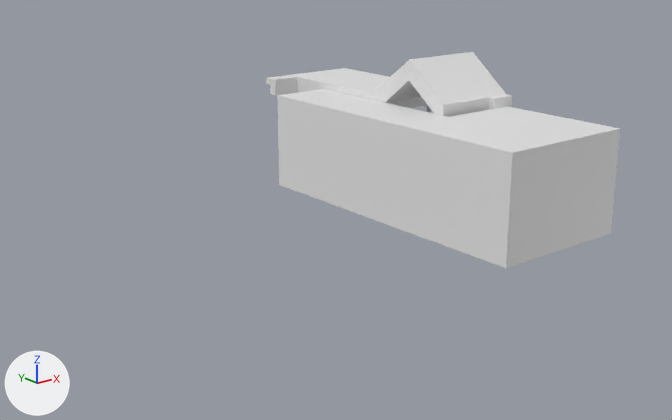
Before and after pictures for a commit that changed the Blender file Assets/House.blend.
Camera for both pictures: a 50 mm camera at (-140.8, -134.0, 54.7) aimed at (-35.0, -1.7, 1.7). Every picture has the same lights, and +X, +Y and +Z are marked at lower left. The picture after the commit comes second.

In view in the first picture: 'House', 'LFront roof holder', 'RRoof holder/front porch roof', 'Roof', 'Underneath roof'.
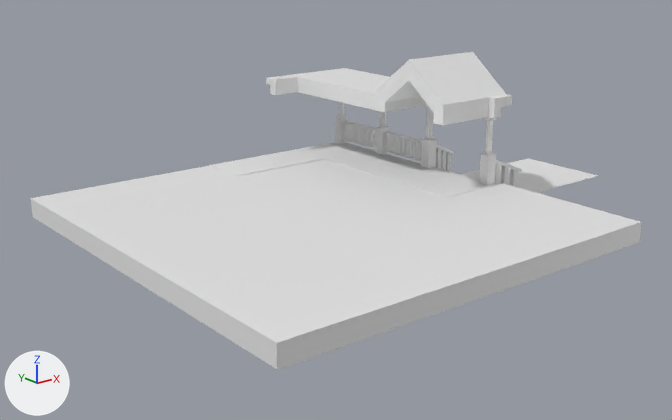
Boxes (x1, y1, x2, y2) around the edits, measured in the pictures (672 x 420 px):
```json
{"object": "House", "change": "reshaped", "before": [277, 89, 620, 268], "after": [31, 159, 642, 370], "on screen": "78% wider, 18% taller"}
{"object": "Front porch", "change": "reshaped", "after": [209, 142, 496, 198], "on screen": "not visible before"}
{"object": "Path", "change": "unchanged, uncovered by the edit", "after": [460, 158, 598, 193]}
```

Scene script edits in JSON lines:
```json
{"block": "me_cube_005", "where": "# used by ob_front_porch; location = (-5.0, 0.0, 0.0)"}
{"block": "me_cube_005", "where": "# verts and faces of me_cube_005; kept vertices keep their numbers, new ones are numbered from 8"}
{"block": "me_cube_005", "where": "# before: 0 (-13.0, -14.0, -0.1), 1 (-13.0, -14.0, 4.0), 2 (-13.0, 35.0, -0.1), 3 (-13.0, 35.0, 4.0), 4 (1.0, -14.0, -0.1)"}
{"block": "me_cube_005", "where": "# before: 5 (1.0, -14.0, 4.0), 6 (1.0, 35.0, -0.1), 7 (1.0, 35.0, 4.0)"}
{"op": "remove", "block": "me_cube_005", "code": "me_cube_005.from_pydata(...)  # 8 vertices, 6 faces; spans x -13.0..1.0, y -14.0..35.0, z -0.1..4.0"}
{"op": "add", "block": "me_cube_005", "code": "me_cube_005.from_pydata(...)  # 16 vertices, 14 faces; spans x -35.6..1.0, y -14.0..35.0, z -0.1..4.0"}
{"block": "me_cube_005", "change": "me_cube_005 part 1"}
{"op": "add", "block": "me_cube_005", "code": "delete_faces([(0, 1, 3, 2), (4, 6, 7, 5), (0, 2, 6, 4), (1, 5, 7, 3)])"}
{"op": "add", "block": "me_cube_005", "code": "for new, old in zip([*range(8, 12)], [0, 1, 4, 5]): verts[new] = verts[old] + (0.0, 38.0, 0.0)"}
{"op": "add", "block": "me_cube_005", "code": "for new, old in zip([*range(12, 16)], [2, 3, 8, 9]): verts[new] = verts[old] + (-22.6, 0.0, 0.0)"}
{"op": "add", "block": "me_cube_005", "code": "faces += [(3, 13, 15, 9), (4, 10, 11, 5), (0, 8, 10, 4), (1, 5, 11, 9), (3, 9, 11, 7), (2, 6, 10, 8)]"}
{"op": "add", "block": "me_cube_005", "code": "faces += [(6, 7, 11, 10), (0, 1, 9, 8), (12, 14, 15, 13), (2, 12, 13, 3), (2, 8, 14, 12), (8, 9, 15, 14)]"}
{"block": "me_cube_024", "where": "# used by ob_house; location = (-2.8, -14.6, 1.1)"}
{"op": "remove", "block": "me_cube_024", "code": "me_cube_024.from_pydata(...)  # 16 vertices, 14 faces; spans x -27.3..1.0, y -25.4..38.6, z -1.0..18.4"}
{"op": "add", "block": "me_cube_024", "code": "me_cube_024.from_pydata(...)  # 26 vertices, 24 faces; spans x -77.2..1.0, y -31.4..49.7, z -1.0..2.7"}
{"block": "me_cube_024", "change": "me_cube_024 part 2"}
{"block": "me_cube_024", "change": "13 vertices are removed from x -27.3..1.0, y -25.4..38.6, z -1.0..18.4"}
{"block": "me_cube_024", "change": "14 faces are deleted"}
{"block": "me_cube_024", "change": "11 vertices are added at x -77.2..1.0, y -31.4..49.7, z -1.0..2.7"}
{"block": "me_cube_024", "change": "6 new vertices lie (-22.0, 0.0, 0.0) away from vertices in x -15.2, y -31.4..38.6, z -1.0..2.7"}
{"block": "me_cube_024", "change": "6 new vertices lie (-40.0, 0.0, 0.0) away from vertices in x -37.2, y -31.4..38.6, z -1.0..2.7"}
{"block": "me_cube_024", "change": "24 new faces join them"}
```
